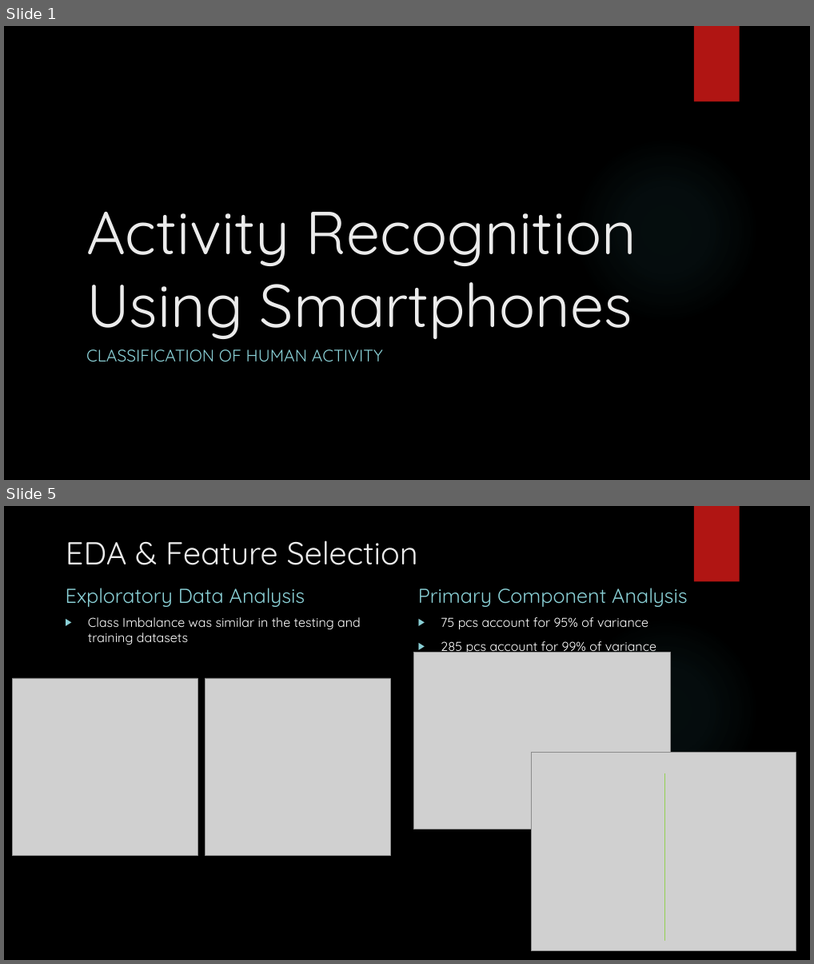
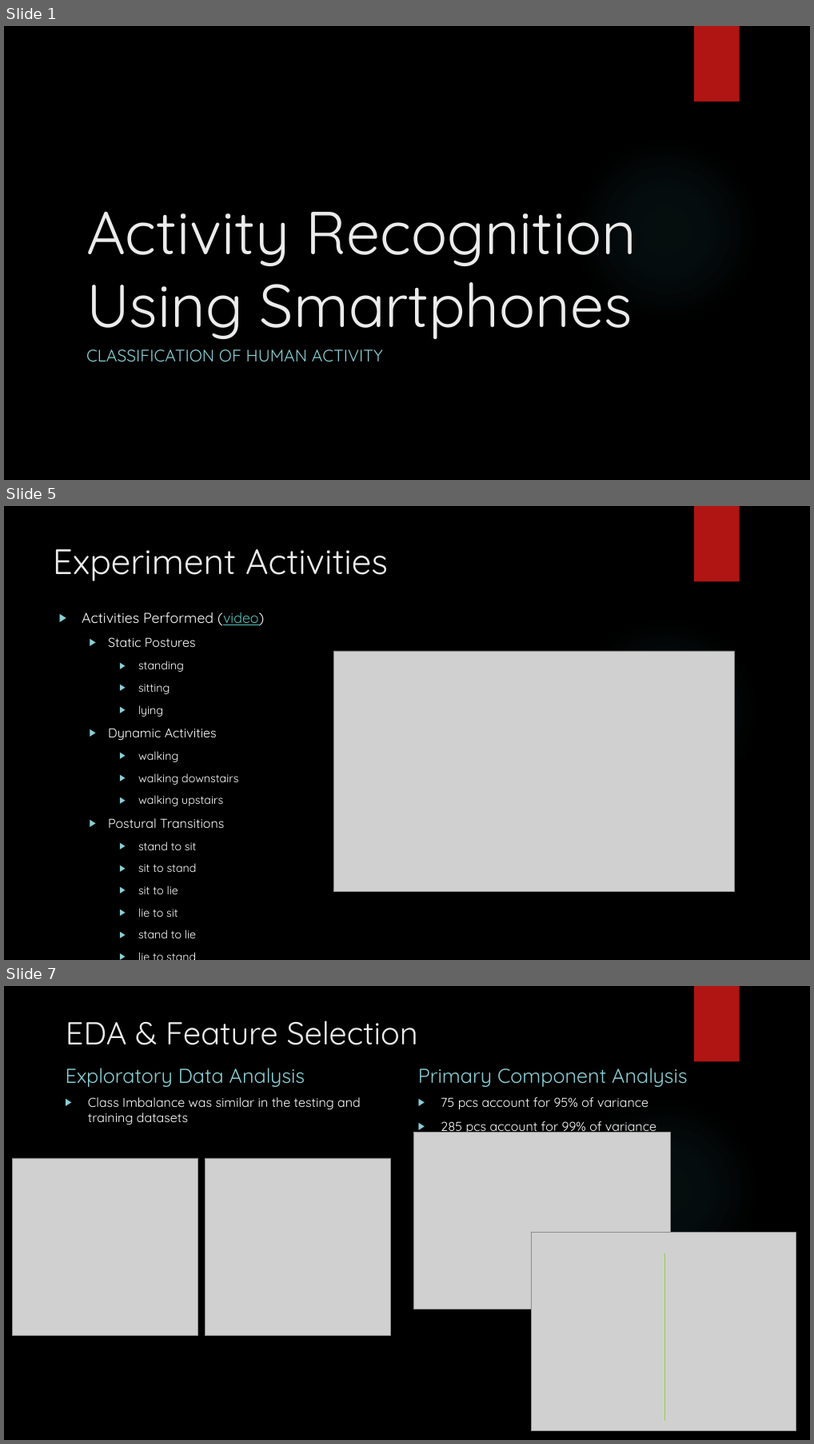
Before and after one commit to kennybcuz/smartphone_activity_recognition, a slide deck: Activity Recognition Using Smartphones.pptx. Shown one above the other, each under a label of ours: slides 1 and 5 before the commit, slides 1, 5 and 7 after it; the slides between them are not shown. The pictures are 814x964 and 814x1444 pixels, drawn with LibreOffice and Linux fonts; fonts in the diff are those of the drawing; grey boxes stand for pictures; background and template pictures are left out. Boxes give left, top, right and bottom in pixels: in the first picture for what was removed or moved away, otherwise in the second. Text is boxed around its words. In the diff, an @@ line names an element or a change of style, - is before the commit and + after.

```diff
--- a/Activity Recognition Using Smartphones.pptx
+++ b/Activity Recognition Using Smartphones.pptx
@@ slide 5 added at (x1=4, y1=506, x2=810, y2=960), background picture (left out); not listed: 2 template elements that a slide beside it also shows @@
@@ title added at (x1=53, y1=549, x2=388, y2=581), 42 pt, text #EBEBEB @@
+Experiment Activities
@@ text added at (x1=82, y1=612, x2=264, y2=938), 13.6 pt, text #FFFFFF @@
+▶ Activities Performed (video)
+  ▶ Static Postures
+    ▶ standing
+    ▶ sitting
+    ▶ lying
+  ▶ Dynamic Activities
+    ▶ walking
+    ▶ walking downstairs
+    ▶ walking upstairs
+  ▶ Postural Transitions
+    ▶ stand to sit
+    ▶ sit to stand
+    ▶ sit to lie
+    ▶ lie to sit
+    ▶ stand to lie
+    ▶ lie to stand
@@ picture added at (x1=334, y1=651, x2=734, y2=892) @@
@@ what was slide 5 is now slide 7 @@
```
Also in this commit, not shown: 5 slides changed, 2 other slides added, 1 other file.
